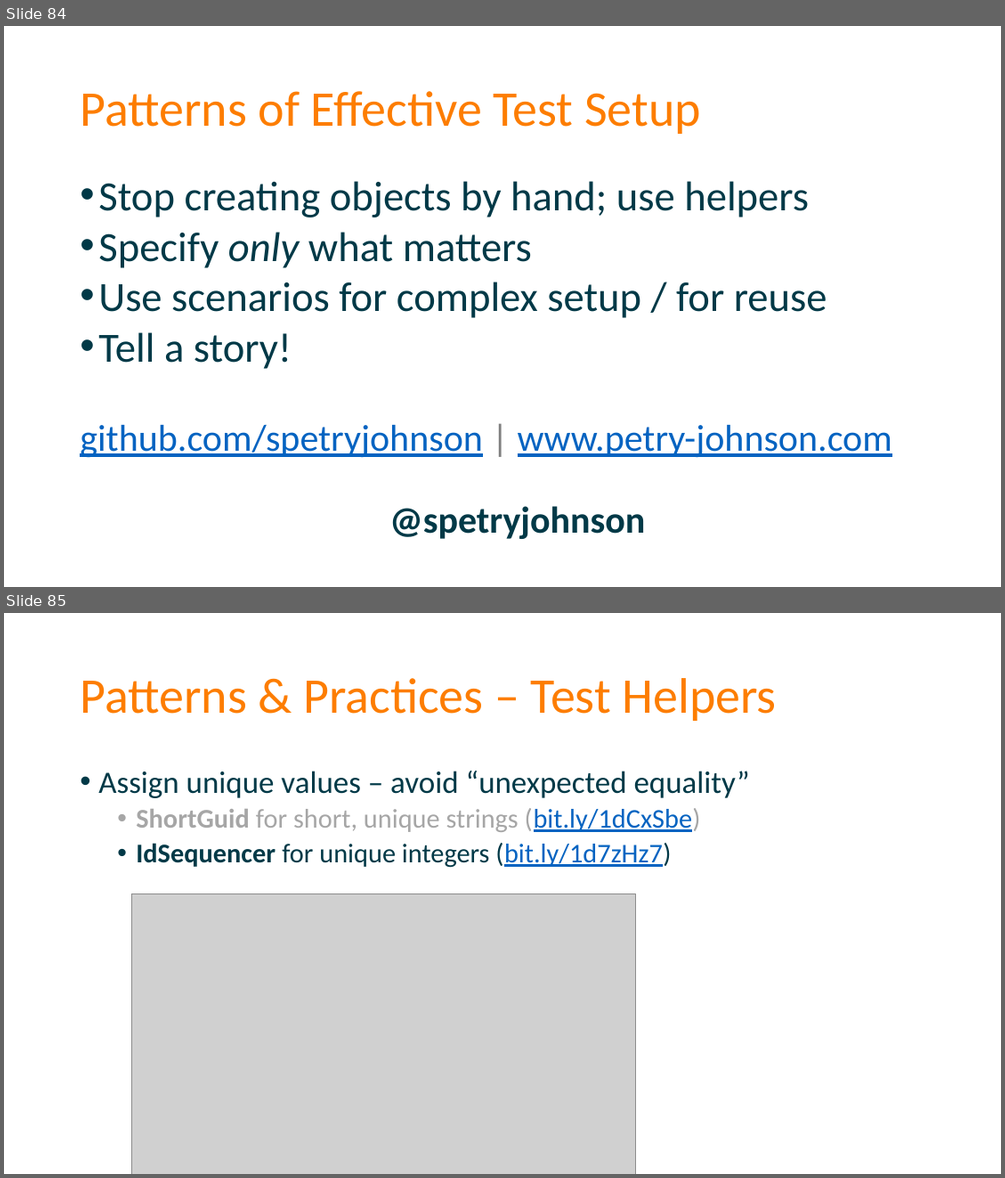
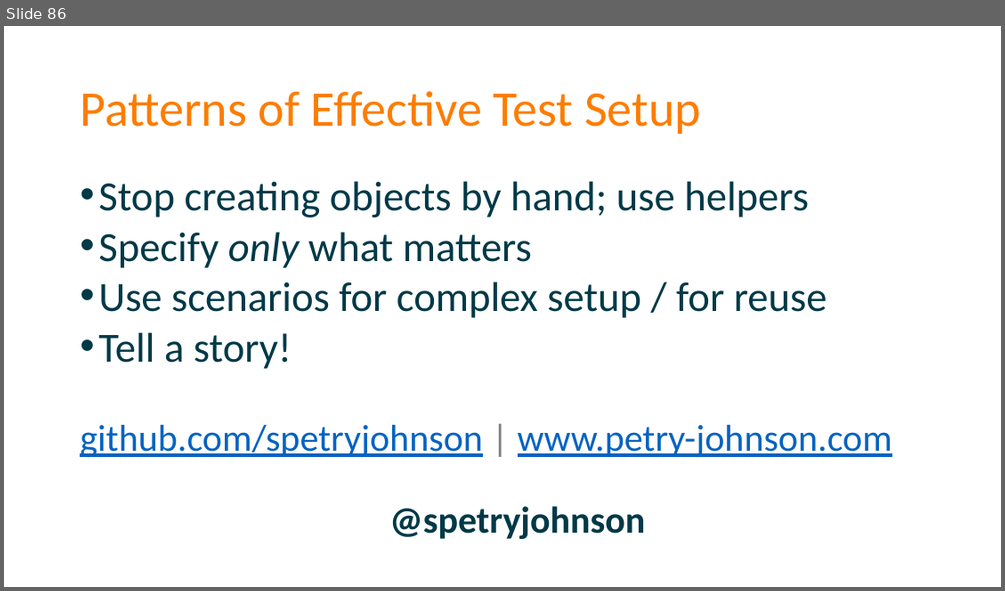
Before and after one commit to spetryjohnson/Talk-Patterns_of_Effective_Test_Setup, a slide deck: POETS - CodeMash 2017.pptx. Shown one above the other, each under a label of ours: slides 84 and 85 before the commit, slide 86 after it. The pictures are 1005x1178 and 1005x591 pixels, drawn with LibreOffice and Linux fonts; fonts in the diff are those of the drawing; grey boxes stand for pictures. Boxes give left, top, right and bottom in pixels: in the first picture for what was removed or moved away, otherwise in the second. Text is boxed around its words. In the diff, an @@ line names an element or a change of style, - is before the commit and + after.

```diff
--- a/POETS - CodeMash 2017.pptx
+++ b/POETS - CodeMash 2017.pptx
@@ slide 85 removed at <box>4,613,1001,1174</box>, background #FFFFFF @@
@@ title removed at <box>80,678,777,721</box> @@
-Patterns & Practices – Test Helpers
@@ text removed at <box>98,771,750,868</box> @@
-• Assign unique values – avoid “unexpected equality”
-  • ShortGuid for short, unique strings (bit.ly/1dCxSbe)
-  • IdSequencer for unique integers (bit.ly/1d7zHz7)
@@ picture removed at <box>131,894,635,1174</box> @@
@@ what was slide 84 is now slide 86 @@
```
Also in this commit, not shown: 3 slides changed, 2 slides added, 1 other slide removed, 1 other file.
